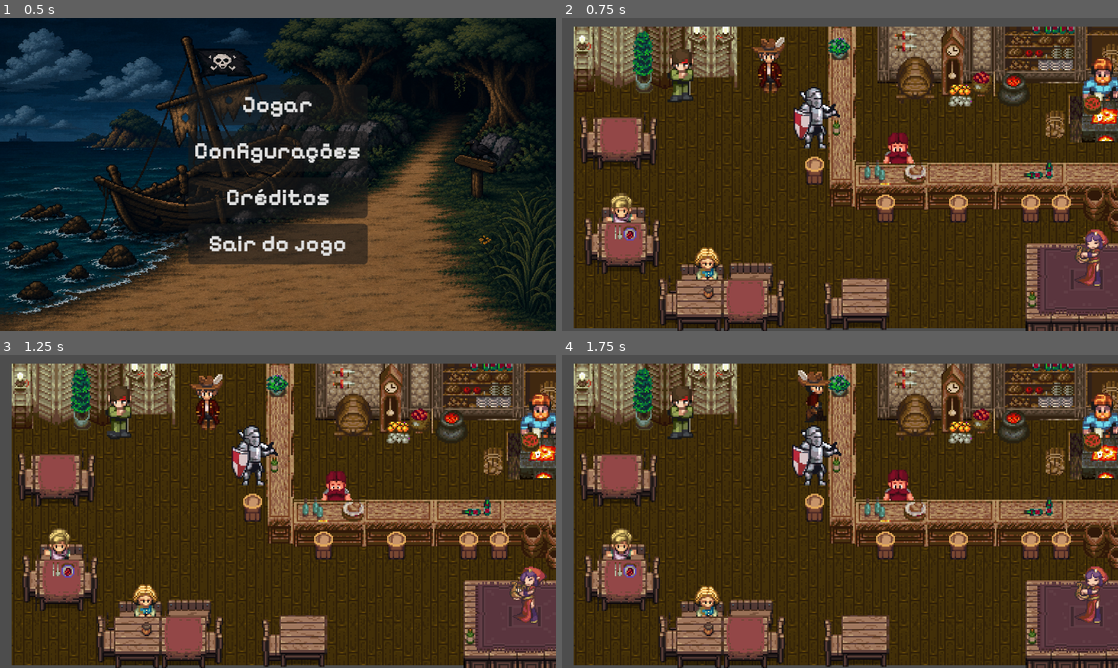
Above: before the commit, frames 1-4 (two rows, left to right).
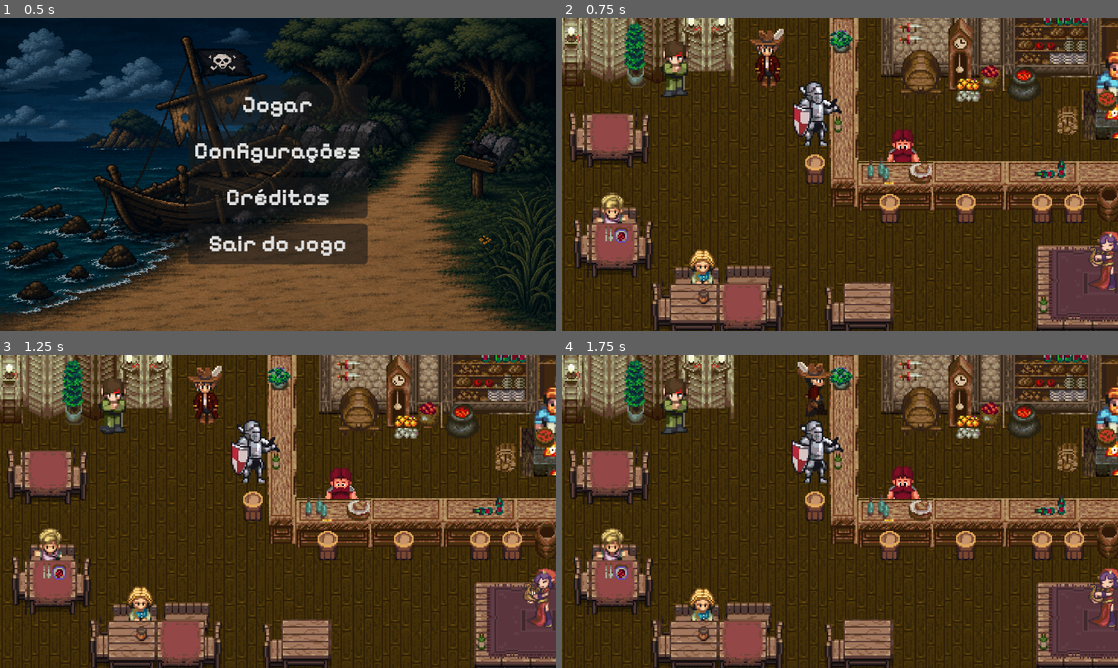
Above: after the commit, the same moments.

Repository: luuhkkj/Eyesland
Game: Godot game, scene res://Geral/ScriptGeral/menu.tscn
Same seed, same stepped clock (60 frames per second), same inputs: the game is played once before the commit and once after it. The engine's default icon, where the game draws it, is replaced by a stand-in: a white triangle on a blue panel in a dark square.
Inputs (mouse positions are in pixels of both pictures, inside the frame that each line leads up to):
- Up to frame 1 (0.5 s): no input
- Up to frame 2 (0.75 s): click "Jogar" at 0.5 s
- Up to frame 3 (1.25 s): no input
- Up to frame 4 (1.75 s): tap Enter (ui_accept) at 1.25, 1.52 s; move the mouse to (962, 495) at 1.27 s; hold D (right) from 1.28 s (still down); hold F (interagir) from 1.28 s (still down)

Frame 1 is identical in both runs. In frame 2, 40% of the frame differs, in the area x 0-100%, y 0-100%; in frame 3, 40%; in frame 4, 39%.

Commit message:
Balão de F funciona em itens mas não em NPCS

Diff:
--- a/Geral/Dialogo/dialog_screen.gd
+++ b/Geral/Dialogo/dialog_screen.gd
@@ -77,7 +77,11 @@
 			var btn = Button.new()
 			btn.text = choice["text"]
 	# Conecta o clique do botão à função que avança o diálogo
-			btn.add_theme_font_size_override("font_size", 10)
+			btn.add_theme_font_size_override("font_size", 7)
+			btn.custom_minimum_size = Vector2(10, 20)
+			btn.pressed.connect(_on_choice_selected.bind(choice["next_id"]))
+			choices_container.add_child(btn)
+			btn.mouse_filter = Control.MOUSE_FILTER_STOP
 			btn.pressed.connect(_on_choice_selected.bind(choice["next_id"]))
 			choices_container.add_child(btn)
 
@@ -86,6 +90,23 @@
 			await get_tree().create_timer(_step).timeout
 			_dialog.visible_characters += 1
 
+			# 6. Verifica se essa fala entrega algum item ao jogador
+	# 6. Verifica se essa fala entrega algum item ao jogador
+	if data[_id].has("give_item"):
+		var caminho_do_item = data[_id]["give_item"]
+		var item_resource = load(caminho_do_item)
+
+		if item_resource != null:
+			var inventario_global = preload("res://Geral/inventario/PlayerInventory.tres")
+			var conseguiu_inserir = inventario_global.insert(item_resource)
+
+			if conseguiu_inserir:
+				print("SUCESSO: O item '", item_resource.name, "' foi guardado no inventário!")
+			else:
+				print("AVISO: O inventário está cheio, o item não coube!")
+		else:
+			print("ERRO FATAL: O Godot não encontrou o ficheiro no caminho exato: ", caminho_do_item)
+
 func _on_choice_selected(next_id: int) -> void:
 	_id = next_id
 	_initialize_dialog()
--- a/Geral/Dialogo/dialog_screen.tscn
+++ b/Geral/Dialogo/dialog_screen.tscn
@@ -45,6 +45,8 @@
 [node name="Border" type="ColorRect" parent="Background/HContainer" unique_id=571253990]
 custom_minimum_size = Vector2(72, 0)
 layout_mode = 2
+size_flags_horizontal = 0
+size_flags_vertical = 4
 
 [node name="FaceSet" type="TextureRect" parent="Background/HContainer/Border" unique_id=1230276440]
 z_index = 1
@@ -75,6 +77,7 @@
 vertical_alignment = 1
 
 [node name="Dialog" type="RichTextLabel" parent="Background/HContainer/vContainer" unique_id=827717639]
+custom_minimum_size = Vector2(0, 20)
 layout_mode = 2
 size_flags_vertical = 3
 theme_override_colors/font_shadow_color = Color(0, 0, 0, 0.80784315)
@@ -88,4 +91,5 @@
 
 [node name="ChoicesContainer" type="VBoxContainer" parent="Background/HContainer/vContainer" unique_id=1735776069]
 layout_mode = 2
+size_flags_vertical = 3
 theme_override_constants/separation = 1
--- /dev/null
+++ b/Geral/Elementos/CenaBalaoInterativo.tscn
@@ -0,0 +1,8 @@
+[gd_scene format=3 uid="uid://c3bq3smyl5kpk"]
+
+[ext_resource type="Script" uid="uid://dubxe8afx8at8" path="res://Geral/Elementos/zonainteracao.gd" id="1_hrdpf"]
+
+[node name="CenaBalaoInterativo" type="Node2D" unique_id=1642596235]
+
+[node name="Area2D" type="Area2D" parent="." unique_id=1621996308 groups=["interativo"]]
+script = ExtResource("1_hrdpf")
--- /dev/null
+++ b/Geral/Elementos/zonainteracao.gd
@@ -0,0 +1,7 @@
+# zona_interacao.gd (Vai ser o mesmo para TODOS os NPCs)
+extends Area2D
+
+func interact() -> void:
+	# Pega o nó pai (o NPC) e verifica se ele sabe interagir
+	if get_parent().has_method("interact"):
+		get_parent().interact()
--- /dev/null
+++ b/Geral/inventario/itens/Mapa.tres
@@ -0,0 +1,10 @@
+[gd_resource type="Resource" script_class="InventoryItem" format=3 uid="uid://bdvfa1rcxfvcj"]
+
+[ext_resource type="Script" uid="uid://xhgjs2xinlmj" path="res://Geral/inventario/itensInventario.gd" id="1_w561b"]
+[ext_resource type="Texture2D" uid="uid://bnmdo473vi83k" path="res://map (2).png" id="2_w561b"]
+
+[resource]
+script = ExtResource("1_w561b")
+name = "Mapa"
+texture = ExtResource("2_w561b")
+metadata/_custom_type_script = "uid://xhgjs2xinlmj"
--- a/Historia/Prologo/Taverna.tscn
+++ b/Historia/Prologo/Taverna.tscn
@@ -1282,9 +1282,10 @@
 [sub_resource type="PhysicsMaterial" id="PhysicsMaterial_dcu6h"]
 
 [sub_resource type="CircleShape2D" id="CircleShape2D_j53vh"]
+radius = 41.01219
 
 [sub_resource type="RectangleShape2D" id="RectangleShape2D_p508u"]
-size = Vector2(69.5, 63)
+size = Vector2(73.5, 63)
 
 [sub_resource type="CircleShape2D" id="CircleShape2D_g4kdw"]
 
@@ -1373,7 +1374,7 @@
 format = 2
 layer_0/tile_data = PackedInt32Array(0, 655361, 6, 65536, 655361, 7, 131072, 655361, 8, 196608, 655361, 9, 262144, 6553 …(5924 unchanged characters)…
 
-[node name="NPCs" type="Node2D" parent="." unique_id=646979699]
+[node name="NPCs" type="Node2D" parent="." unique_id=646979699 groups=["interativo"]]
 
 [node name="Balconista" type="StaticBody2D" parent="NPCs" unique_id=1691936502]
 position = Vector2(65, -4)
@@ -1381,12 +1382,13 @@
 script = ExtResource("2_4uwyw")
 
 [node name="CollisionShape2D" type="CollisionShape2D" parent="NPCs/Balconista" unique_id=1017125338]
+position = Vector2(-15, 26)
 shape = SubResource("CircleShape2D_j53vh")
 
 [node name="Interactable" type="Area2D" parent="NPCs/Balconista" unique_id=684373730]
 
 [node name="CollisionShape2D" type="CollisionShape2D" parent="NPCs/Balconista/Interactable" unique_id=1768429527]
-position = Vector2(-15.25, 23)
+position = Vector2(-17.25, 23)
 shape = SubResource("RectangleShape2D_p508u")
 
 [node name="Bardessa" type="CharacterBody2D" parent="NPCs" unique_id=1564068322]
@@ -1440,10 +1442,6 @@
 [node name="SomTrovao" type="AudioStreamPlayer2D" parent="Efeitos_Tempestade" unique_id=1394558791]
 position = Vector2(-178, -75)
 
-[node name="MainCamera" type="Camera2D" parent="." unique_id=1186987665]
-position = Vector2(24, 6)
-limit_left = -9999993
-
 [node name="Doors" type="Node2D" parent="." unique_id=1616837248]
 position = Vector2(-11, -90)
 
@@ -1474,6 +1472,13 @@
 [node name="Player" parent="." unique_id=1088497943 instance=ExtResource("3_4uwyw")]
 position = Vector2(-24, -53)
 
+[node name="Camera2D" type="Camera2D" parent="Player" unique_id=1644943786]
+zoom = Vector2(1.05, 1.05)
+limit_left = -160
+limit_top = -96
+limit_right = 224
+limit_bottom = 112
+
 [node name="MenudePausa" parent="." unique_id=1465818022 instance=ExtResource("6_xuhr5")]
 visible = false
 
--- a/Historia/Prologo/balconista.gd
+++ b/Historia/Prologo/balconista.gd
@@ -70,7 +70,7 @@
 
 # === NOVA FUNÇÃO DIRETORA ===
 func chamar_a_bardessa():
-	# 1. Espera pacientemente até que o balão de diálogo seja fechado
+	# 1. Espera pacientemente atawé que o balão de diálogo seja fechado
 	while DialogScreen.visible:
 		await get_tree().create_timer(0.1).timeout
 
--- a/Historia/Prologo/bardessa.gd
+++ b/Historia/Prologo/bardessa.gd
@@ -4,47 +4,55 @@
 func iniciar_canto():
 	var falas_bardessa = {
 		0: {
-			"title": "Bardessa",
-			"dialog": "♪ (Dá um rodopio) Ninguém chega a Eyesland por engano, marujo... Não é o vento, não é o mar, não é o pano! ♪",
-			"faceset": "res://bardessa.svg"
-		},
-		1: {
-			"title": "Bardessa",
-			"dialog": "♪ A ilha canta, a ilha puxa, a ilha chama... E quem escuta o seu canto, o destino já reclama! ♪",
-			"faceset": "res://bardessa.svg"
-		},
-		2: {
-			"title": "Bardessa",
-			"dialog": "♪ Dizem que um pirata apostou o que não tinha, por um mapa rabiscado numa mesa de adivinha... ♪",
-			"faceset": "res://bardessa.svg"
-		},
-		3: {
-			"title": "Bardessa",
-			"dialog": "♪ O Tesouro de Eyesland! Ouro para comprar um rei! Mas o preço dessa viagem... ah, isso eu não te direi. (Bate palmas no ritmo) ♪",
-			"faceset": "res://bardessa.svg"
-		},
-		4: {
-			"title": "Bardessa",
-			"dialog": "♪ Então dance com as ondas, brinde ao naufrágio ideal! Conveniente é a tormenta que te joga no final! ♪",
-			"faceset": "res://bardessa.svg",
-			"choices": [
-				{"text": "Como você sabe sobre o meu mapa?!", "next_id": 5},
-				{"text": "Chega de charadas. Onde está o tesouro?", "next_id": 6}
-			]
-		},
-		5: {
-			"title": "Bardessa",
-			"dialog": "♪ (Sorri de forma misteriosa) Os ventos fofocam, as marés me contaram... E os tolos que buscam, na areia ficaram! ♪",
-			"faceset": "res://bardessa.svg",
-			"end": true
-		},
-		6: {
-			"title": "Bardessa",
-			"dialog": "♪ O tesouro está onde o mapa terminar... mas se não souber ler a ilha, de lá nunca sairá! (Sai dançando) ♪",
-			"faceset": "res://bardessa.svg",
-			"end": true
-		}
+		"title": "Bardessa",
+		"dialog": "♪ (Dá um rodopio) Ninguém chega a Eyesland por engano, marujo... Não é o vento, não é o mar, não é o pano! ♪",
+		"faceset": "res://bardessa.svg"
+	},
+	1: {
+		"title": "Bardessa",
+		"dialog": "♪ A ilha canta, a ilha puxa, a ilha chama... E quem escuta o seu canto, o destino já reclama! ♪",
+		"faceset": "res://bardessa.svg"
+	},
+	2: {
+		"title": "Bardessa",
+		"dialog": "♪ Um navio pirata beijou os corais, afundou na tempestade e não voltou jamais... ♪",
+		"faceset": "res://bardessa.svg"
+	},
+	3: {
+		"title": "Bardessa",
+		"dialog": "♪ Das tábuas partidas, sobrou este pergaminho. Um mapa rasgado para mostrar o caminho! (Ela exibe um mapa velho) ♪",
+		"faceset": "res://bardessa.svg"
+	},
+	4: {
+		"title": "Bardessa",
+		"dialog": "♪ O Tesouro de Eyesland! Ouro e perigo num único traço! Será desafio para um pirata sem ninguém ao lado? ♪",
+		"faceset": "res://bardessa.svg",
+		"choices": [
+			{"text": "Vou encontrar os destroços. Me dê o mapa.", "next_id": 5},
+			{"text": "Parece uma armadilha. Qual é o preço?", "next_id": 6}
+		]
+	},
+	5: {
+		"title": "Bardessa",
+		"dialog": "♪ Coragem ou loucura? O mar dirá! Leve o pedaço e veja onde vai dar! (Ela te entrega o Mapa Rasgado) ♪",
+		"faceset": "res://bardessa.svg",
+		"give_item": "res://Geral/inventario/itens/Mapa.tres", # <--- NOSSO GATILHO NOVO AQUI
+		"end": true
+	},
+	6: {
+		"title": "Bardessa",
+		"dialog": "♪ O preço é a sua coragem! Leve, pois a ilha adora brincar com quem tem medo de naufrágio! (Ela te entrega o Mapa Rasgado) ♪",
+		"faceset": "res://bardessa.svg",
+		"give_item": "res://Geral/inventario/itens/Mapa.tres", # <--- NOSSO GATILHO NOVO AQUI
+		"end": true
+	},
+	7: {
+		"title": "Flint",
+		"dialog": " *Você recebeu um mapa* ",
+		"faceset": "res://icon.svg",
+		"end": true
 	}
+}
 
 	DialogScreen.data = falas_bardessa
 	DialogScreen._id = 0
--- a/Historia/Prologo/porto.tscn
+++ b/Historia/Prologo/porto.tscn
@@ -2208,6 +2208,7 @@
 script = ExtResource("7_dmag4")
 
 [node name="Inventario" parent="CanvasLayer" unique_id=1227846004 instance=ExtResource("8_jo3t6")]
+visible = false
 metadata/_edit_use_anchors_ = true
 
 [node name="Player" parent="." unique_id=1088497943 instance=ExtResource("4_rurre")]
--- a/Personagens/Flint/ScriptPlayer/player.gd
+++ b/Personagens/Flint/ScriptPlayer/player.gd
@@ -3,7 +3,9 @@
 
 var cardinal_direction : Vector2 = Vector2.DOWN
 var direction : Vector2 = Vector2.ZERO
+var objeto_interativo_atual = null
 
+@onready var balao_interacao = $BalaoInteracao
 @onready var animation_player : AnimationPlayer = $AnimationPlayer
 @onready var sprite : Sprite2D = $Sprite2D
 @onready var state_machine : PlayerStateMachine = $StateMachine
@@ -13,6 +15,7 @@
 
 func _ready() -> void:
 	state_machine.Initialize(self)
+	balao_interacao.hide()
 	inventory.use_item.connect(_ao_usar_item)
 
 func _ao_usar_item(item: InventoryItem) -> void:
@@ -66,3 +69,30 @@
 		var inventario_ui = get_tree().get_first_node_in_group("inventario_ui")
 		if inventario_ui and inventario_ui.slot_selecionado >= 0:
 			inventory.use_item_at_index(inventario_ui.slot_selecionado)
+
+
+func _on_detect_area_area_entered(area):
+	# Perguntamos se a área possui a função "interact" dentro do script dela
+	if area.has_method("interact"):
+		objeto_interativo_atual = area
+		balao_interacao.show()
+		_animar_balao()
+
+func _on_detect_area_area_exited(area):
+	# Mesma checagem para quando sair de perto
+	if area.has_method("interact") and area == objeto_interativo_atual:
+		objeto_interativo_atual = null
+		balao_interacao.hide()
+
+func _input(event):
+	# Se apertar F (ajuste o nome "interagir" para o nome da sua Input Map se for diferente)
+	if event.is_action_pressed("interagir") and objeto_interativo_atual != null:
+		objeto_interativo_atual.interact()
+		balao_interacao.hide()
+
+func _animar_balao():
+	# Faz o balão flutuar suavemente em cima do Flint
+	var pos_original = balao_interacao.position
+	var tween = create_tween().set_loops()
+	tween.tween_property(balao_interacao, "position:y", pos_original.y - 4, 0.4).set_ease(Tween.EASE_IN_OUT).set_trans(Tween.TRANS_SINE)
+	tween.tween_property(balao_interacao, "position:y", pos_original.y, 0.4).set_ease(Tween.EASE_IN_OUT).set_trans(Tween.TRANS_SINE)
--- a/Personagens/Flint/player.tscn
+++ b/Personagens/Flint/player.tscn
@@ -6,6 +6,7 @@
 [ext_resource type="Script" uid="uid://47gh0avs6waa" path="res://Personagens/Flint/ScriptPlayer/player_state_machine.gd" id="3_btcbx"]
 [ext_resource type="Script" uid="uid://dqmyxkpwgx05e" path="res://Personagens/Flint/ScriptPlayer/state_idle.gd" id="4_gwnis"]
 [ext_resource type="Script" uid="uid://bsrd7qepohc02" path="res://Personagens/Flint/ScriptPlayer/state_walk.gd" id="5_k53q1"]
+[ext_resource type="Texture2D" uid="uid://cu0sk3w5b7r0t" path="res://f-pixel-art.svg" id="7_jggfa"]
 
 [sub_resource type="CircleShape2D" id="CircleShape2D_j53vh"]
 
@@ -209,3 +210,13 @@
 
 [node name="DetectAreaCollision" type="CollisionShape2D" parent="DetectArea" unique_id=2049156973]
 shape = SubResource("CircleShape2D_xd64d")
+
+[node name="BalaoInteracao" type="Sprite2D" parent="." unique_id=424793084]
+visible = false
+z_index = 50
+position = Vector2(1.5, -40)
+scale = Vector2(0.125, 0.18055555)
+texture = ExtResource("7_jggfa")
+
+[connection signal="area_entered" from="DetectArea" to="." method="_on_detect_area_area_entered"]
+[connection signal="area_exited" from="DetectArea" to="." method="_on_detect_area_area_exited"]
--- /dev/null
+++ b/f-pixel-art.svg
@@ -0,0 +1 @@
+<svg xmlns="http://www.w3.org/2000/svg" width="72" height="72" viewBox="0 0 72 72"><rect x="0" y="0" width="12" height="12" fill="#a8a8a8" /><rect x="12" y="0" width="12" height="12" fill="#a8a8a8" /><rect x="24" y="0" width="12" height="12" fill="#a8a8a8" /><rect x="36" y="0" width="12" height="12" fill="#a8a8a8" /><rect x="0" y="12" width="12" height="12" fill="#a8a8a8" /><rect x="0" y="24" width="12" height="12" fill="#a8a8a8" /><rect x="12" y="24" width="12" height="12" fill="#a8a8a8" /><rect x="24" y="24" width="12" height="12" fill="#a8a8a8" /><rect x="36" y="24" width="12" height="12" fill="#a8a8a8" /><rect x="0" y="36" width="12" height="12" fill="#a8a8a8" /><rect x="0" y="48" width="12" height="12" fill="#a8a8a8" /></svg>
Not shown, added: Geral/Elementos/zonainteracao.gd.uid
Not shown, added: f-pixel-art.svg.import
Binary file added: map (2).png
Not shown, added: map (2).png.import
